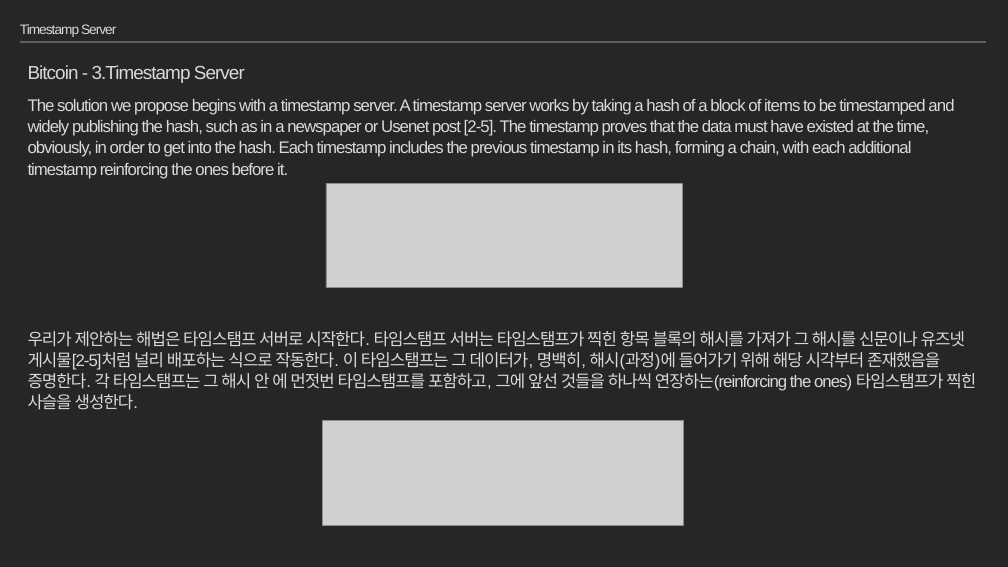
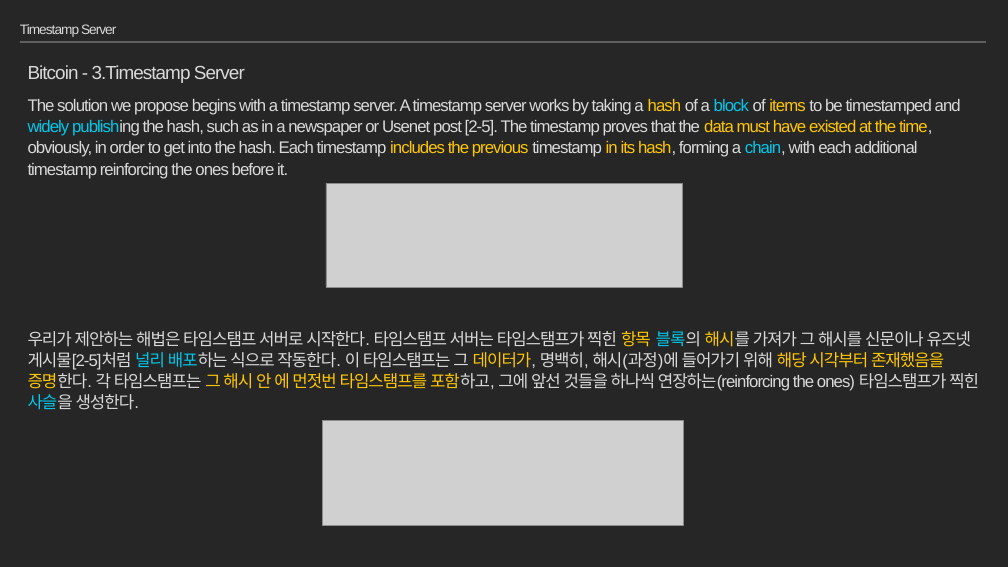
Before and after one commit to moss0801/blockchain-doc, a slide deck: slide 40 of General/Blockchain Part1.pptx. Drawn at 1008x567 pixels with LibreOffice and Linux fonts; fonts in the diff are those of the drawing; grey boxes stand for pictures. Boxes give left, top, right and bottom in pixels: in the first picture for what was removed or moved away, otherwise in the second. Text is boxed around its words. In the diff, an @@ line names an element or a change of style, - is before the commit and + after.

Commit message:
Blockchain Part1 'DTL', 'block height, depth, confirmation', 'bgp (ing)'

```diff
--- a/General/Blockchain Part1.pptx
+++ b/General/Blockchain Part1.pptx
@@ text at box(28, 99, 979, 410): text colour #D9D9D9 to #FFC700 in "hash items data must have existed at ...", "항목 해시를 데이터가, 해당 시각부터 존재했음을 증명한다. ..."; text colour #D9D9D9 to #00C8EB in "block widely publishing chain,", "블록의 널리 배포하는 사슬을" @@
```
Also in this commit, not shown: 9 other slides changed, 5 slides added, 5 slides removed.
